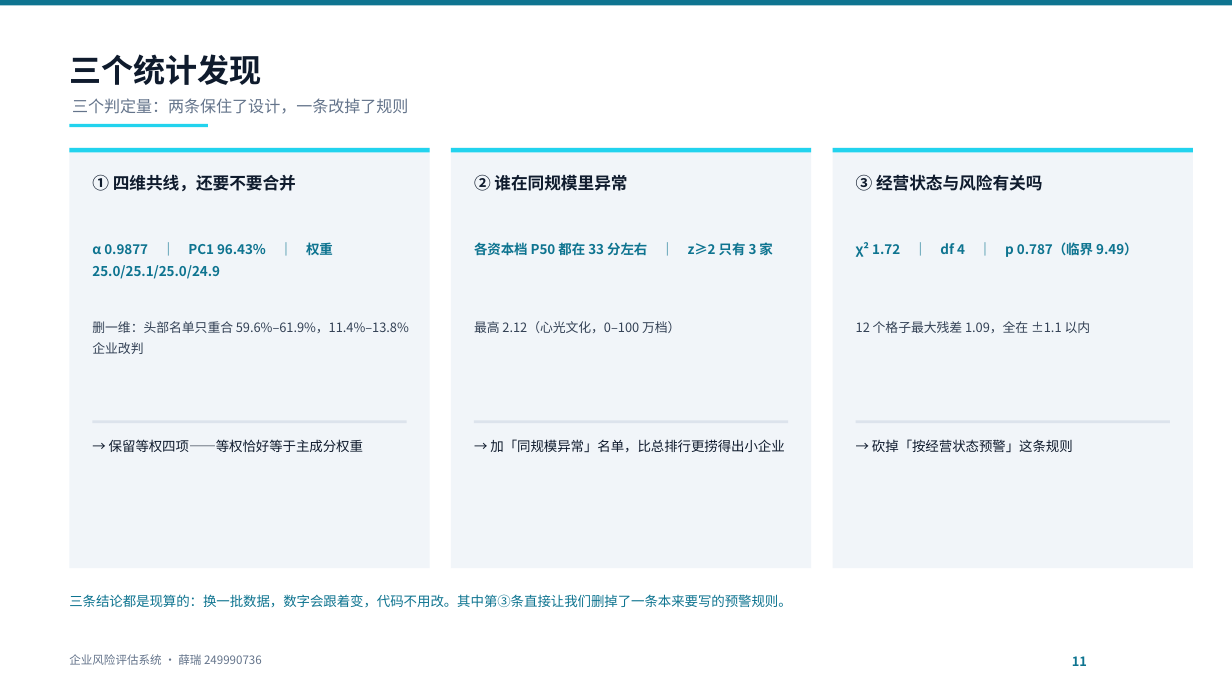
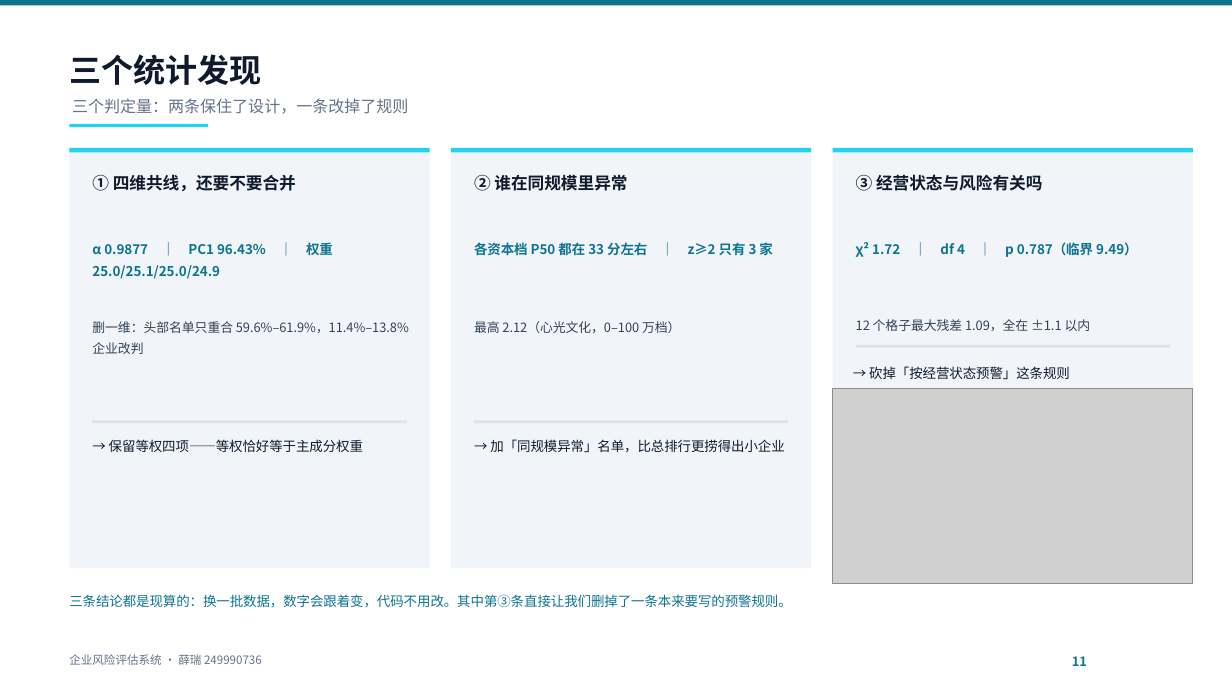
Before and after one commit to pythonlearnerX/enterprise-risk-assessment, a slide deck: slide 11 of 课次/项目17-答辩PPT/企业风险评估系统-答辩汇报-v5.pptx. Drawn at 1232x693 pixels with LibreOffice and Linux fonts; fonts in the diff are those of the drawing; grey boxes stand for pictures. Boxes give left, top, right and bottom in pixels: in the first picture for what was removed or moved away, otherwise in the second. Text is boxed around its words. In the diff, an @@ line names an element or a change of style, - is before the commit and + after.

```diff
--- a/课次/项目17-答辩PPT/企业风险评估系统-答辩汇报-v5.pptx
+++ b/课次/项目17-答辩PPT/企业风险评估系统-答辩汇报-v5.pptx
@@ rectangle moved from (x1=856, y1=421, x2=1170, y2=423) to (x1=856, y1=345, x2=1170, y2=348) @@
@@ picture added at (x1=833, y1=388, x2=1193, y2=584) @@
@@ text "→ 砍掉「按经营状态预警」这条规则" moved from (x1=872, y1=439, x2=1073, y2=452) to (x1=869, y1=366, x2=1070, y2=379) @@
```
Also in this commit, not shown: 5 other files.
